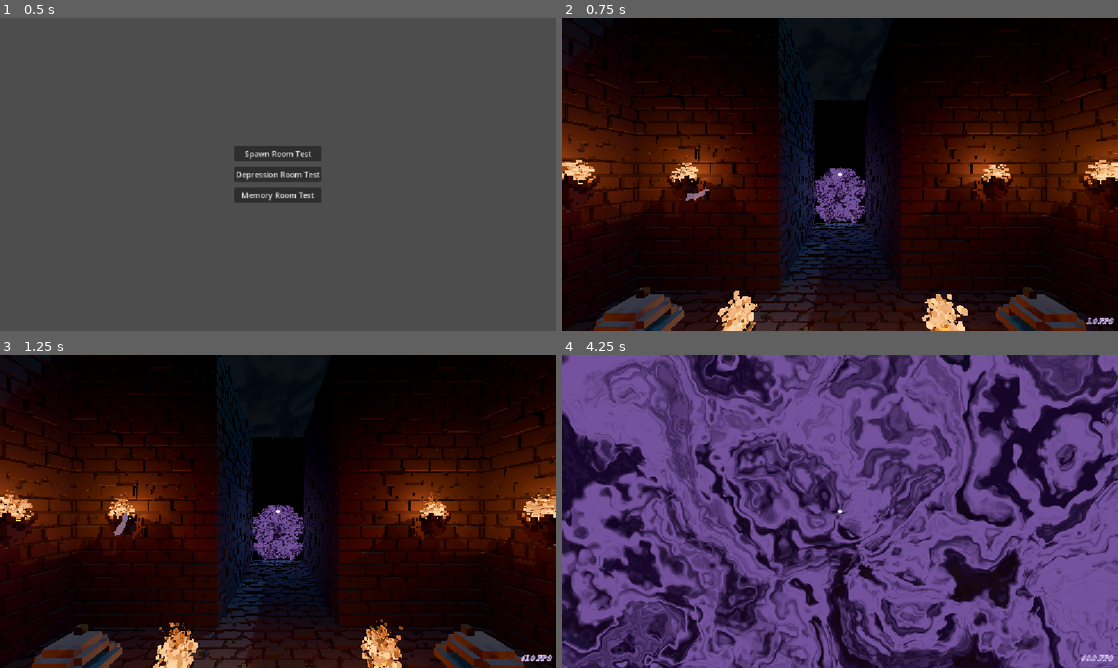
Above: before the commit, frames 1-4 (two rows, left to right).
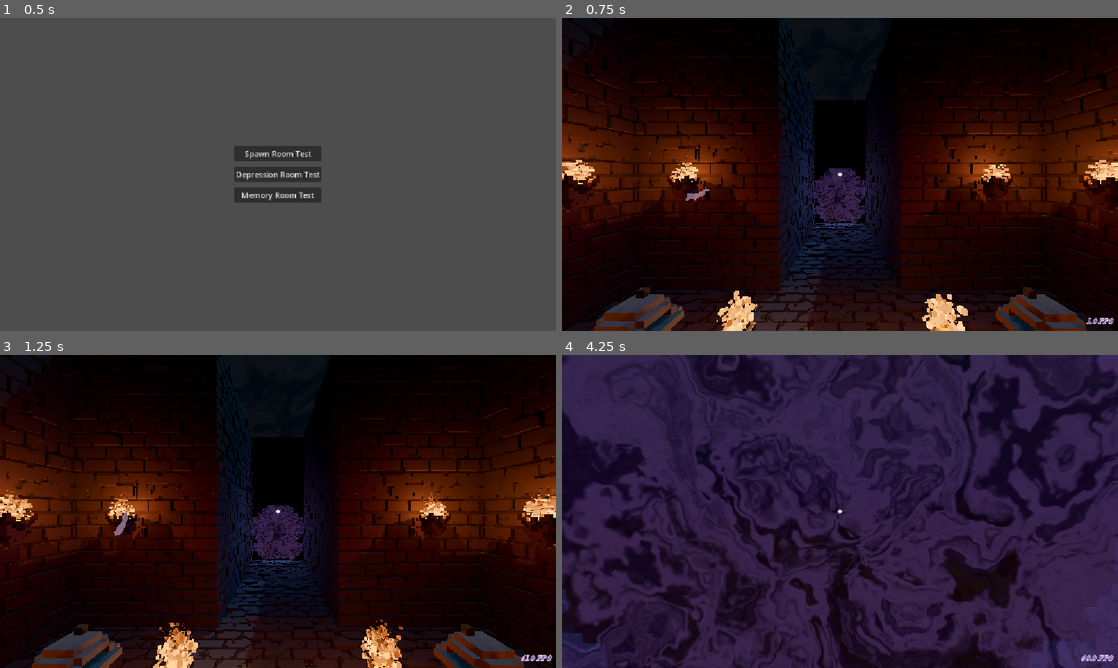
Above: after the commit, the same moments.

Repository: Josephblt/the-loop
Game: Godot game, scene res://tests/test_scene_menu.tscn
Two runs of this game, one before a commit and one after it. Both use one fixed random seed, a clock stepped at 60 frames per second and the inputs below.
Inputs (mouse positions are in pixels of both pictures, inside the frame that each line leads up to):
- Up to frame 1 (0.5 s): no input
- Up to frame 2 (0.75 s): click "Spawn Room Test" at 0.5 s
- Up to frame 3 (1.25 s): no input
- Up to frame 4 (4.25 s): move the mouse to (867, 511) at 1.27 s; hold W (Forward) from 1.28 s (still down); click (867, 511) at 1.35 s; tap Space (Jump) at 1.52, 2.27, 3.77 s; move the mouse to (812, 511) at 2.02 s; tap Shift (Walk) at 2.1, 3.6 s; move the mouse to (851, 505) at 2.77 s; click (851, 505) at 2.85 s; move the mouse to (834, 517) at 3.52 s

Frame 1 is identical in both runs. In frame 2, 1.0% of the frame differs, in the area x 45-55%, y 47-66%; in frame 3, 1.1%; in frame 4, 81%, in the area x 0-100%, y 0-100%.

Commit message:
Adjust dissolve material colors for improved visual effects

Diff:
--- a/src/assets/materials/effects/dissolve_spatial_material.tres
+++ b/src/assets/materials/effects/dissolve_spatial_material.tres
@@ -5,8 +5,8 @@
 [resource]
 render_priority = 1
 shader = ExtResource("1_barrier")
-shader_parameter/font_color = Color(0.09411765, 0.043137256, 0.16078432, 1)
-shader_parameter/dissolve_color = Color(0.45882353, 0.32156864, 0.61960787, 1)
+shader_parameter/font_color = Color(0.09411765, 0.043137256, 0.16078432, 0.5019608)
+shader_parameter/dissolve_color = Color(0.45882353, 0.32156864, 0.61960787, 0.5019608)
 shader_parameter/dissolve_amount = 0.250000011875
 shader_parameter/dissolve_width = 0.250000011875
 shader_parameter/softness = 0.20000000298023
